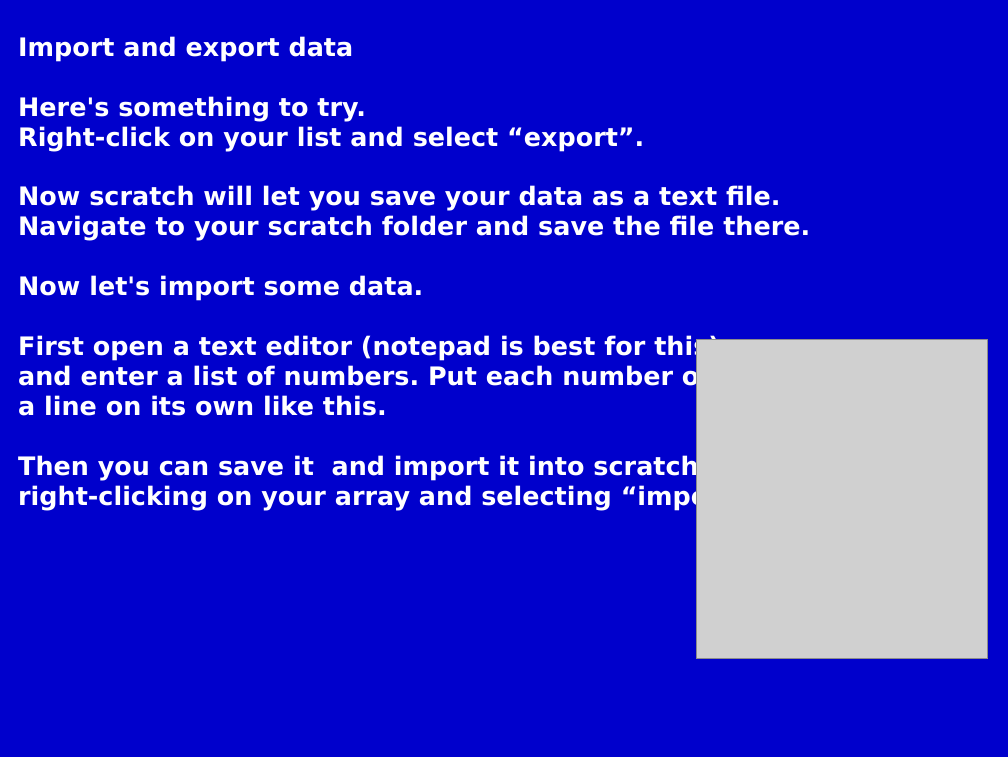
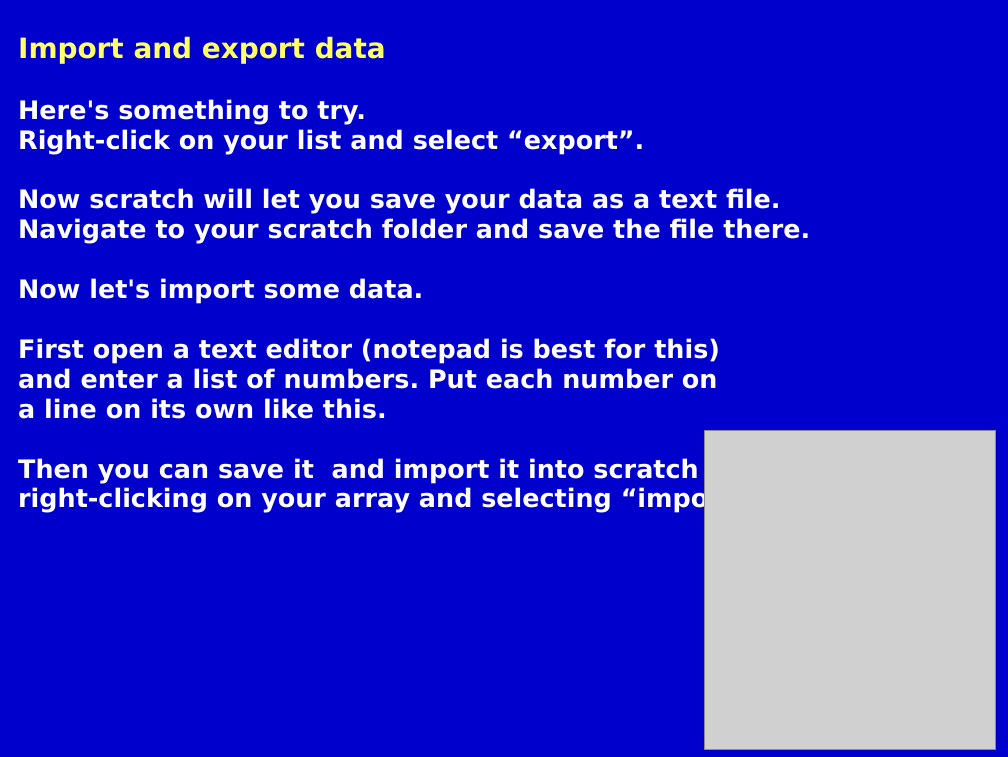
Before and after one commit to m-tranter/cathedral, a slide deck: slide 9 of scratch/scratch7.ppt. Drawn at 1008x757 pixels with LibreOffice and Linux fonts; fonts in the diff are those of the drawing; grey boxes stand for pictures. Boxes give left, top, right and bottom in pixels: in the first picture for what was removed or moved away, otherwise in the second. Text is boxed around its words. In the diff, an @@ line names an element or a change of style, - is before the commit and + after.

```diff
--- a/scratch/scratch7.ppt
+++ b/scratch/scratch7.ppt
@@ text at box(18, 36, 386, 64): size 20 to 22 pt, text colour #FFFFFF to #FFFF66 in "Import and export data" @@
@@ picture: place and size @@
-picture at box(696, 339, 988, 659)
+picture at box(704, 430, 996, 749)
```
Also in this commit, not shown: 6 other slides changed, 2 other files.
